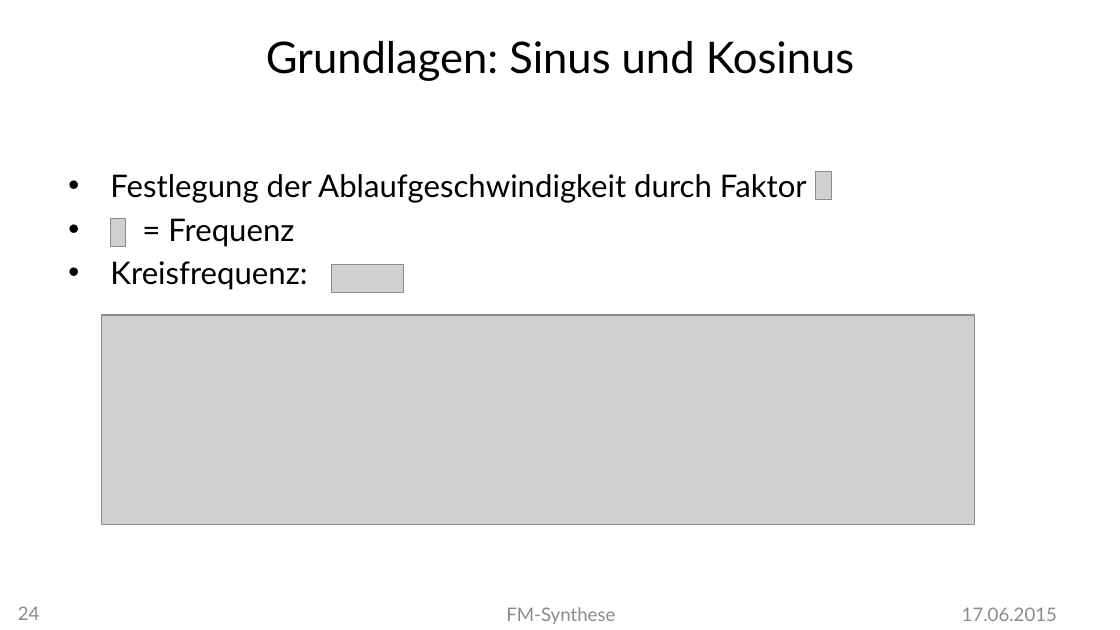
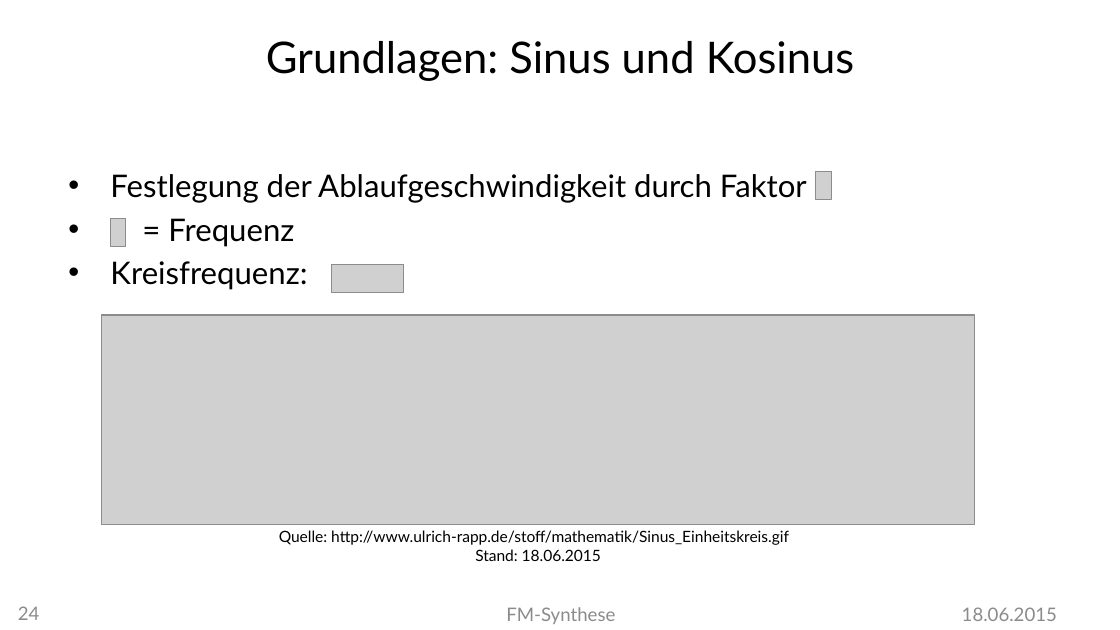
Before and after one commit to MBulli/VSeminar, a slide deck: slide 24 of Praesentation/FMSynthese-Julius.pptx. Drawn at 1120x630 pixels with LibreOffice and Linux fonts; fonts in the diff are those of the drawing; grey boxes stand for pictures; background and template pictures are left out. Boxes give left, top, right and bottom in pixels: in the first picture for what was removed or moved away, otherwise in the second. Text is boxed around its words. In the diff, an @@ line names an element or a change of style, - is before the commit and + after.

Commit message:
Text-Bugfixes and presentation

```diff
--- a/Praesentation/FMSynthese-Julius.pptx
+++ b/Praesentation/FMSynthese-Julius.pptx
@@ text added at (x1=279, y1=530, x2=789, y2=561), 10 pt, text #000000 @@
+Quelle: http://www.ulrich-rapp.de/stoff/mathematik/Sinus_Einheitskreis.gif
+Stand: 18.06.2015
@@ text at (x1=962, y1=607, x2=1057, y2=621): text changed @@
-17.06.2015
+18.06.2015
```
Also in this commit, not shown: 27 other slides changed, 1 slide removed, 11 other files.
